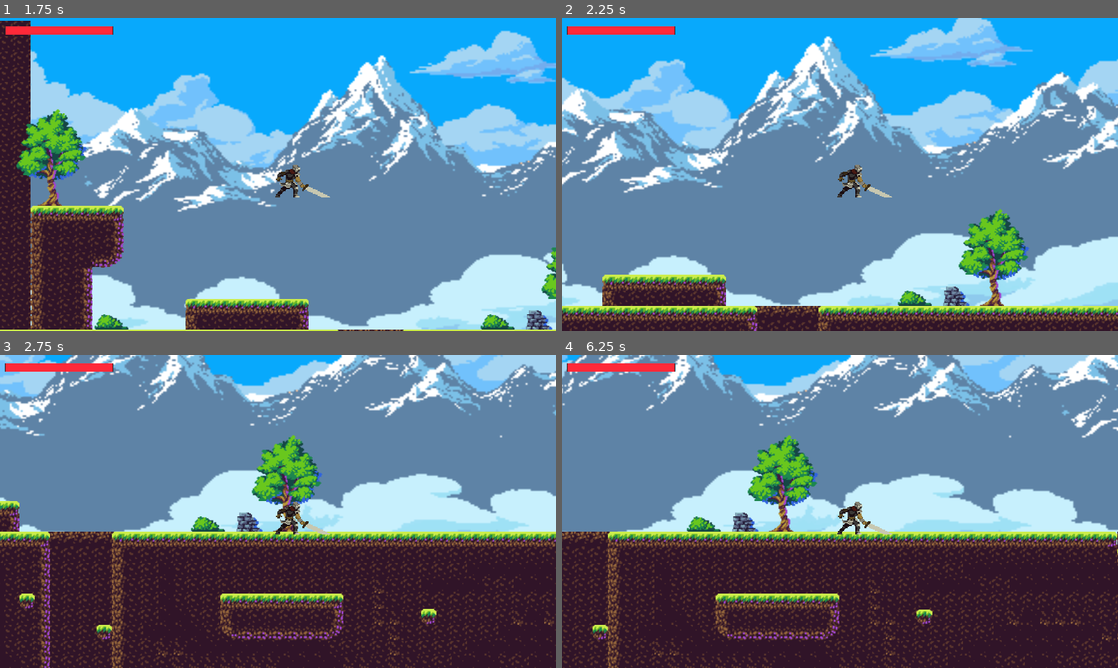
Above: before the commit, frames 1-4 (two rows, left to right).
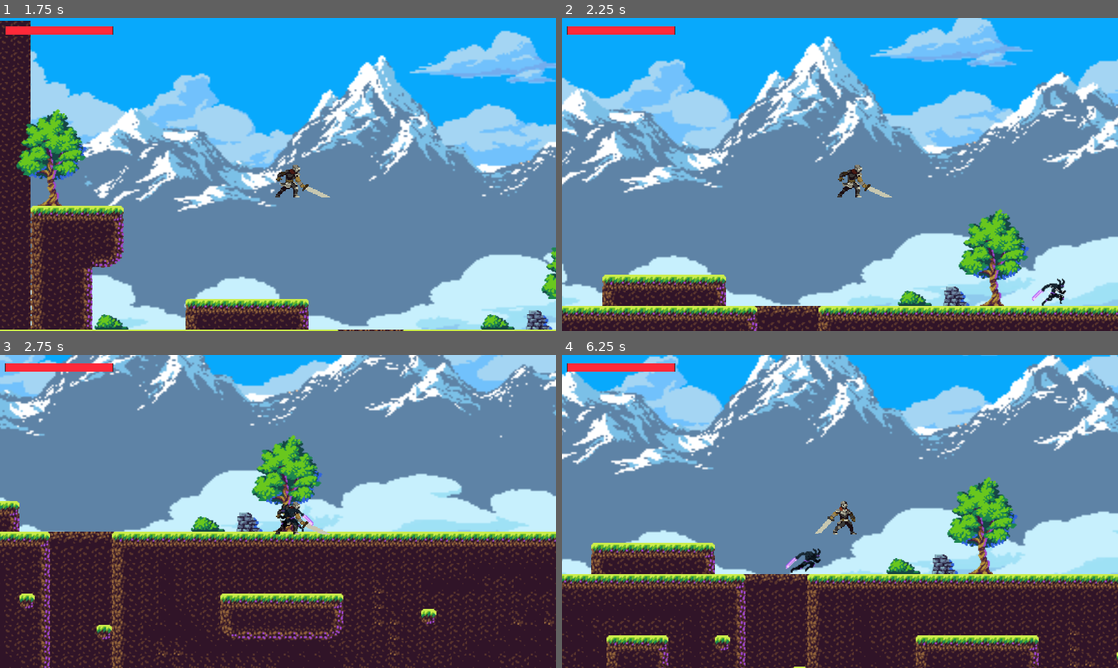
Above: after the commit, the same moments.

Repository: timowenz/stormbringer-trials
Game: Godot game, scene res://scenes/Menu.tscn
Two runs of this game, one before a commit and one after it. Both use one fixed random seed, a clock stepped at 60 frames per second and the inputs below.
Inputs:
- Up to frame 1 (1.75 s): click "Play!" at 0.5 s; tap Enter (ui_accept) at 1.25, 1.52 s; hold Right (ui_right) from 1.28 s (still down); tap Q (attack) at 1.35 s
- Up to frame 2 (2.25 s): keep holding Right (ui_right); tap W (attack2) at 2.1 s
- Up to frame 3 (2.75 s): keep holding Right (ui_right); tap Enter (ui_accept) at 2.27 s
- Up to frame 4 (6.25 s): release Right (ui_right) at 2.78 s; hold Left (ui_left) 2.78-3.53 s; tap Down (crouch) at 2.85, 5.1 s; hold Right (ui_right) 3.53-5.03 s; tap Q (attack) at 3.6, 5.85 s; tap Enter (ui_accept) at 3.77, 4.52, 5.27 s; tap W (attack2) at 4.35 s; hold Left (ui_left) 5.03-5.78 s; hold Right (ui_right) from 5.78 s (still down)

Frame 1 is identical in both runs. In frame 2, 0.2% of the frame differs, in the area x 84-91%, y 83-92%; in frame 3, 0.2%; in frame 4, 55%, in the area x 0-100%, y 0-100%.

Commit message:
fix: NightBorn enemy fixed to jump when TileMpa

Diff:
--- a/scenes/Game.tscn
+++ b/scenes/Game.tscn
@@ -7,6 +7,7 @@
 [ext_resource type="Texture2D" uid="uid://vu8r2cjp1s8j" path="res://assets/tileset/Decors.png" id="4_p74ua"]
 [ext_resource type="Texture2D" uid="uid://bi2p8skbssuj5" path="res://assets/tileset/Mockup2x.png" id="5_cdtrw"]
 [ext_resource type="AudioStream" uid="uid://swdeyex32o80" path="res://assets/music/Platformer Music 158815.mp3" id="7_fenwb"]
+[ext_resource type="PackedScene" uid="uid://dl67y2qtmmg0s" path="res://scenes/NightBorn.tscn" id="8_s60dt"]
 
 [sub_resource type="TileSetAtlasSource" id="TileSetAtlasSource_wcxmo"]
 texture = ExtResource("1_iralc")
@@ -316,4 +317,8 @@
 
 [node name="AudioStreamPlayer" type="AudioStreamPlayer" parent="."]
 stream = ExtResource("7_fenwb")
+volume_db = -12.5
 autoplay = true
+
+[node name="NightBorn" parent="." instance=ExtResource("8_s60dt")]
+position = Vector2(626, 249)
--- a/scenes/Menu.tscn
+++ b/scenes/Menu.tscn
@@ -227,6 +227,7 @@
 
 [node name="AudioStreamPlayer" type="AudioStreamPlayer" parent="."]
 stream = ExtResource("3_qoq06")
+volume_db = -15.0
 autoplay = true
 
 [connection signal="pressed" from="BottomControl/PlayButton" to="." method="_on_play_button_pressed"]
--- a/scenes/NightBorn.tscn
+++ b/scenes/NightBorn.tscn
@@ -86,6 +86,30 @@
 [sub_resource type="AtlasTexture" id="AtlasTexture_nblgb"]
 atlas = ExtResource("2_2jonl")
 region = Rect2(640, 0, 80, 80)
+
+[sub_resource type="AtlasTexture" id="AtlasTexture_204y4"]
+atlas = ExtResource("2_2jonl")
+region = Rect2(0, 80, 80, 80)
+
+[sub_resource type="AtlasTexture" id="AtlasTexture_hdfpk"]
+atlas = ExtResource("2_2jonl")
+region = Rect2(80, 80, 80, 80)
+
+[sub_resource type="AtlasTexture" id="AtlasTexture_7pqcp"]
+atlas = ExtResource("2_2jonl")
+region = Rect2(160, 80, 80, 80)
+
+[sub_resource type="AtlasTexture" id="AtlasTexture_c2f2k"]
+atlas = ExtResource("2_2jonl")
+region = Rect2(240, 80, 80, 80)
+
+[sub_resource type="AtlasTexture" id="AtlasTexture_vpe56"]
+atlas = ExtResource("2_2jonl")
+region = Rect2(320, 80, 80, 80)
+
+[sub_resource type="AtlasTexture" id="AtlasTexture_3k73a"]
+atlas = ExtResource("2_2jonl")
+region = Rect2(400, 80, 80, 80)
 
 [sub_resource type="SpriteFrames" id="SpriteFrames_ytg0v"]
 animations = [{
@@ -128,7 +152,7 @@
 }],
 "loop": false,
 "name": &"attack",
-"speed": 5.0
+"speed": 10.0
 }, {
 "frames": [{
 "duration": 1.0,
@@ -161,13 +185,38 @@
 "loop": true,
 "name": &"idle",
 "speed": 5.0
+}, {
+"frames": [{
+"duration": 1.0,
+"texture": SubResource("AtlasTexture_204y4")
+}, {
+"duration": 1.0,
+"texture": SubResource("AtlasTexture_hdfpk")
+}, {
+"duration": 1.0,
+"texture": SubResource("AtlasTexture_7pqcp")
+}, {
+"duration": 1.0,
+"texture": SubResource("AtlasTexture_c2f2k")
+}, {
+"duration": 1.0,
+"texture": SubResource("AtlasTexture_vpe56")
+}, {
+"duration": 1.0,
+"texture": SubResource("AtlasTexture_3k73a")
+}],
+"loop": true,
+"name": &"walk",
+"speed": 5.0
 }]
 
 [sub_resource type="RectangleShape2D" id="RectangleShape2D_l7wok"]
-size = Vector2(29, 37)
+size = Vector2(29, 45)
 
 [sub_resource type="CircleShape2D" id="CircleShape2D_d0d6k"]
 radius = 186.0
+
+[sub_resource type="CircleShape2D" id="CircleShape2D_m2jx3"]
 
 [node name="NightBorn" type="CharacterBody2D"]
 script = ExtResource("1_y46ik")
@@ -178,7 +227,7 @@
 autoplay = "idle"
 
 [node name="CollisionShape2D" type="CollisionShape2D" parent="."]
-position = Vector2(3.5, 1.5)
+position = Vector2(3.5, 5.5)
 shape = SubResource("RectangleShape2D_l7wok")
 
 [node name="DetectionArea2D" type="Area2D" parent="."]
@@ -188,5 +237,14 @@
 [node name="CollisionShape2D" type="CollisionShape2D" parent="DetectionArea2D"]
 shape = SubResource("CircleShape2D_d0d6k")
 
+[node name="Node2D" type="Node2D" parent="."]
+
+[node name="Area2D" type="Area2D" parent="Node2D"]
+
+[node name="CollisionShape2D" type="CollisionShape2D" parent="Node2D/Area2D"]
+position = Vector2(-11, 6)
+shape = SubResource("CircleShape2D_m2jx3")
+
 [connection signal="animation_finished" from="AnimatedSprite2D" to="." method="_on_animated_sprite_2d_animation_finished"]
 [connection signal="body_entered" from="DetectionArea2D" to="." method="_on_detection_area_2d_body_entered"]
+[connection signal="body_entered" from="Node2D/Area2D" to="." method="_on_area_2d_body_entered"]
--- a/scripts/Necromancer.gd
+++ b/scripts/Necromancer.gd
@@ -15,11 +15,13 @@
 		else:
 			$AnimatedSprite2D.flip_h = false
 
-		if (player.position.distance_to(position) < 50):
+		if (player.position.distance_to(position) < 150):
 			$AnimatedSprite2D.play("attack")
+			# stop chasing
+			player_chase = false
 		else:
 			$AnimatedSprite2D.play("flight")
-
+			player_chase = true
 func _on_detection_area_2d_body_entered(body):
 	player = body
 	player_chase = true
@@ -37,3 +39,4 @@
 
 func _on_animated_sprite_2d_animation_finished():
 	player.take_damage(10)
+	player_chase = true
--- a/scripts/NightBorn.gd
+++ b/scripts/NightBorn.gd
@@ -1,13 +1,15 @@
 extends CharacterBody2D
 
-const SPEED = 30
+const SPEED = 150
 const GRAVITY = 25
+const JUMP_HEIGHT = 400
 var health = 100
 var player = null
 var player_chase = false
 
 func _physics_process(_delta):
 	velocity.y += GRAVITY
+
 	if (player_chase):
 
 		var direction = (player.position - position).normalized()
@@ -15,13 +17,15 @@
 
 		if (player.position.x < position.x):
 			$AnimatedSprite2D.flip_h = true
+			$Node2D.scale.x = 1
 		else:
 			$AnimatedSprite2D.flip_h = false
+			$Node2D.scale.x = -1
 
 		if (player.position.distance_to(position) < 50):
 			$AnimatedSprite2D.play("attack")
 		else:
-			$AnimatedSprite2D.play("idle")
+			$AnimatedSprite2D.play("walk")
 	move_and_slide()
 
 func _on_detection_area_2d_body_entered(body):
@@ -41,3 +45,8 @@
 
 func _on_animated_sprite_2d_animation_finished():
 	player.take_damage(10)
+
+func _on_area_2d_body_entered(body):
+	# jump
+	if (body.name == "TileMap"):
+		velocity.y = -JUMP_HEIGHT
Not shown: 1 places in scenes/Game.tscn that only renumber resources
Not shown: 1 places in scenes/NightBorn.tscn that only renumber resources
